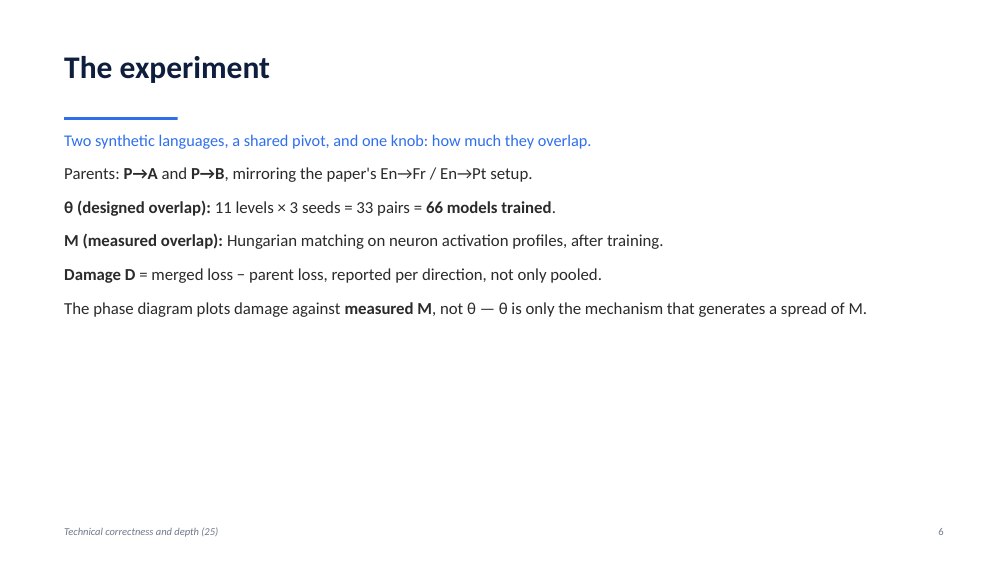
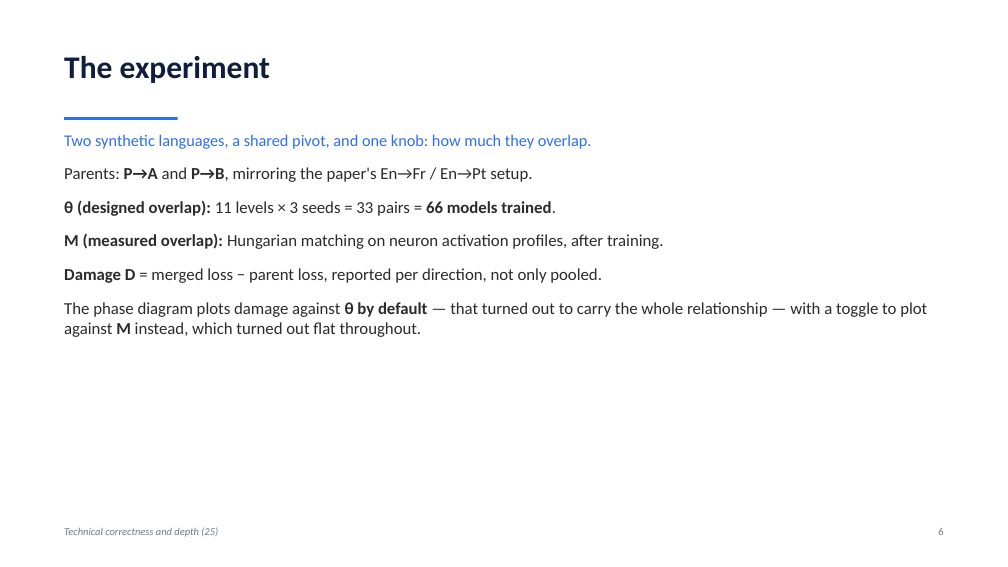
Before and after one commit to Koustav-github/KDAG-Dataforge, a slide deck: slide 6 of docs/Model_Surgery_Deck.pptx. Drawn at 1008x567 pixels with LibreOffice and Linux fonts; fonts in the diff are those of the drawing. Boxes give left, top, right and bottom in pixels: in the first picture for what was removed or moved away, otherwise in the second. Text is boxed around its words. In the diff, an @@ line names an element or a change of style, - is before the commit and + after.

```diff
--- a/docs/Model_Surgery_Deck.pptx
+++ b/docs/Model_Surgery_Deck.pptx
@@ text at bbox=[64, 302, 927, 337]: text changed @@
-The phase diagram plots damage against measured M, not θ — θ is only the mechanism that generates a spread of M.
+The phase diagram plots damage against θ by default — that turned out to carry the whole relationship — with a toggle to plot against M instead, which turned out flat throughout.
```
Also in this commit, not shown: 6 other slides changed, 2 slides added, 2 slides removed, 6 other files.
